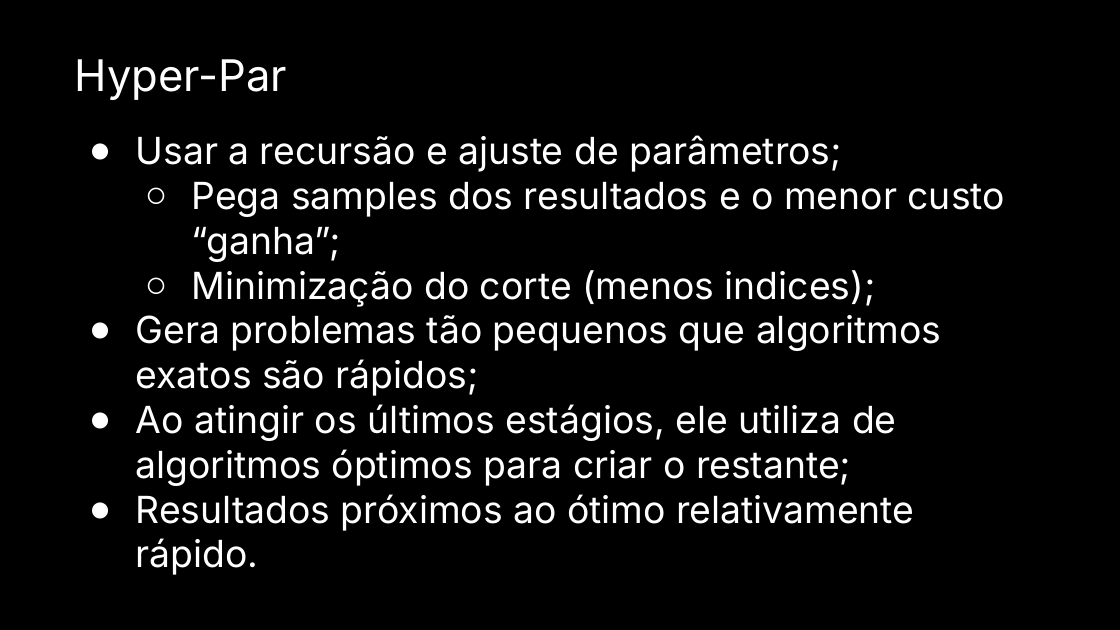
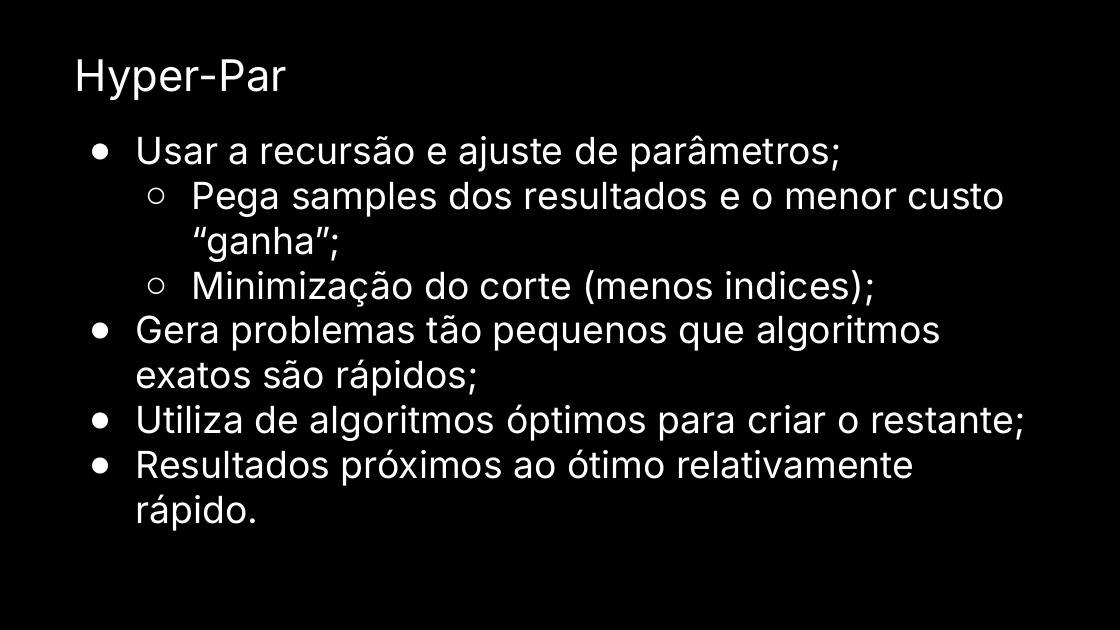
Before and after one commit to Dpbm/mestrado-aulas, a slide deck: slide 25 of algoritmos/projeto-seminario/Seminário.pptx. Drawn at 1120x630 pixels with LibreOffice and Linux fonts; fonts in the diff are those of the drawing. Boxes give left, top, right and bottom in pixels: in the first picture for what was removed or moved away, otherwise in the second. Text is boxed around its words. In the diff, an @@ line names an element or a change of style, - is before the commit and + after.

```diff
--- a/algoritmos/projeto-seminario/Seminário.pptx
+++ b/algoritmos/projeto-seminario/Seminário.pptx
@@ text at (x1=136, y1=404, x2=1025, y2=441): text changed @@
-● Ao atingir os últimos estágios, ele utiliza de algoritmos óptimos para criar o restante;
+● Utiliza de algoritmos óptimos para criar o restante;
```
Also in this commit, not shown: 12 other slides changed, 2 other files.
